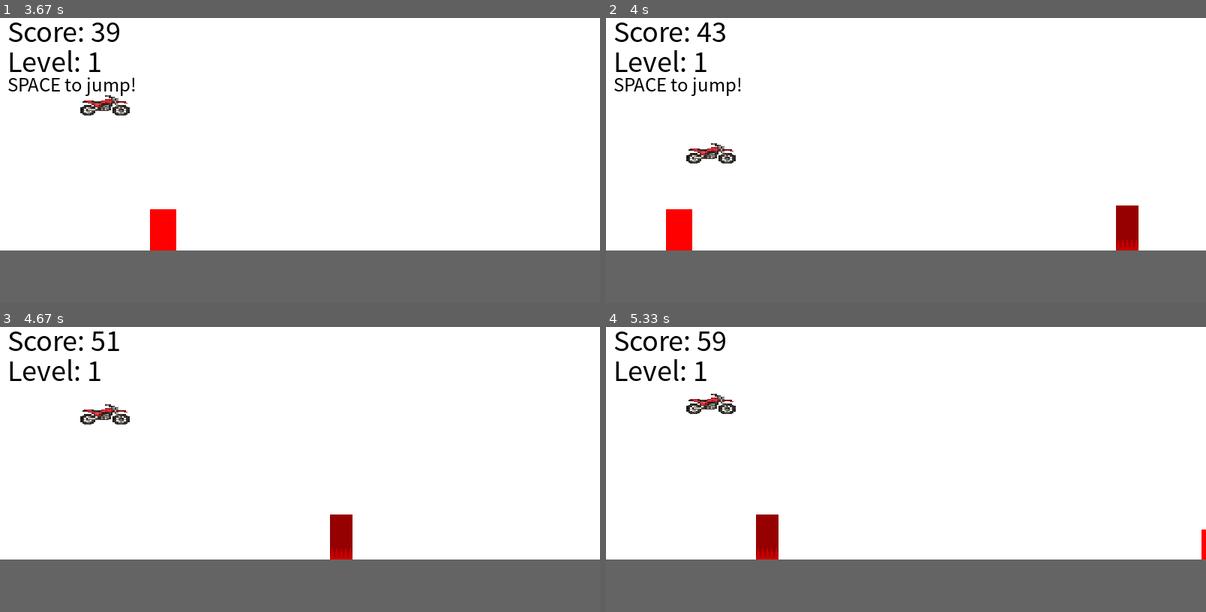
Above: before the commit, frames 1-4 (two rows, left to right).
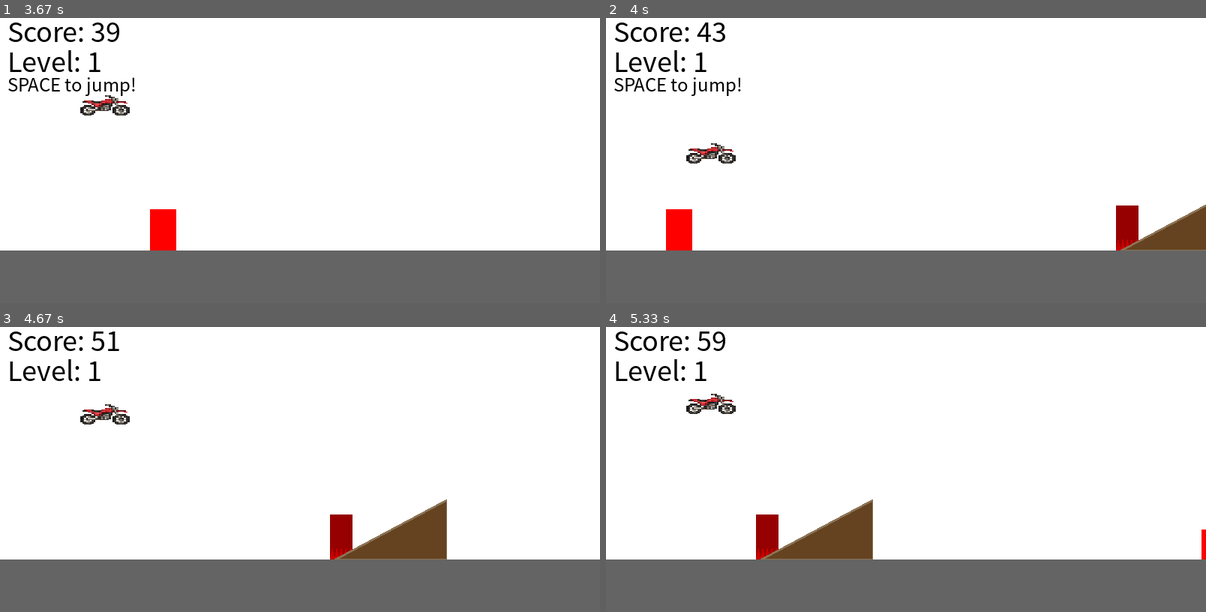
Above: after the commit, the same moments.

Repository: mori-ri/pygame-bike
Game: pygame game, started from bike_game.py
Same seed, same stepped clock (60 frames per second), same inputs: the game is played once before the commit and once after it.
Inputs:
- Up to frame 1 (3.67 s): tap Enter at 0.33 s; tap Space at 0.67, 2.5, 3.4 s
- Up to frame 2 (4 s): tap Space at 3.7, 3.9 s
- Up to frame 3 (4.67 s): tap Space at 4.2 s
- Up to frame 4 (5.33 s): tap Space at 4.97, 5.3 s

Frame 1 is identical in both runs. In frame 2, 1.2% of the frame differs, in the area x 85-100%, y 65-82%; in frame 3, 2.0%, in the area x 55-75%, y 60-82%; in frame 4, 2.0%.

Commit message:
坂のクラスを追加し、バイクの更新メソッドに坂の情報を考慮する機能を実装。坂の生成頻度を設定し、ゲーム内での坂の動作を管理。

Diff:
--- a/bike_game.py
+++ b/bike_game.py
@@ -38,7 +38,6 @@
                 # 日本語テスト
                 test_surface = font.render("バイクゲーム", True, (0, 0, 0))
                 if test_surface.get_width() > 0:
-                    print(f"Using font file: {font_path}")
                     return font
         except Exception as e:
             print(f"Font file {font_path} failed: {e}")
@@ -118,14 +117,23 @@
         self.gravity = 0.8
         self.ground_y = HEIGHT - 70 - 40  # 地面位置に合わせて調整
 
-    def update(self):
+    def update(self, slopes=None):
         # 重力の適用
         self.velocity_y += self.gravity
         self.rect.y += self.velocity_y
 
+        # 坂を考慮した地面の高さを計算
+        current_ground_y = self.ground_y
+        if slopes:
+            for slope in slopes:
+                # バイクが坂の範囲内にいるかチェック
+                if (slope.rect.x <= self.rect.centerx <= slope.rect.right):
+                    current_ground_y = slope.get_ground_height_at_x(self.rect.centerx) - self.rect.height
+                    break
+
         # 地面との衝突判定
-        if self.rect.y >= self.ground_y:
-            self.rect.y = self.ground_y
+        if self.rect.y >= current_ground_y:
+            self.rect.y = current_ground_y
             self.velocity_y = 0
             self.jumping = False
 
@@ -133,6 +141,53 @@
         if not self.jumping:
             self.velocity_y = -18
             self.jumping = True
+
+# 坂のクラス
+class Slope(pygame.sprite.Sprite):
+    def __init__(self, slope_type="up"):
+        super().__init__()
+        self.slope_type = slope_type
+        self.speed = 6
+        self.width = 150
+        self.height = 80
+
+        # 坂のサーフェースを作成
+        self.image = pygame.Surface((self.width, self.height), pygame.SRCALPHA)
+
+        if slope_type == "up":
+            # 上り坂（左が低く、右が高い）
+            points = [(0, self.height), (self.width, 0), (self.width, self.height)]
+            pygame.draw.polygon(self.image, (101, 67, 33), points)  # 茶色
+            pygame.draw.polygon(self.image, (139, 115, 85), points, 3)  # 境界線
+        elif slope_type == "down":
+            # 下り坂（左が高く、右が低い）
+            points = [(0, 0), (self.width, self.height), (0, self.height)]
+            pygame.draw.polygon(self.image, (101, 67, 33), points)  # 茶色
+            pygame.draw.polygon(self.image, (139, 115, 85), points, 3)  # 境界線
+
+        self.rect = self.image.get_rect()
+        self.rect.x = WIDTH
+        self.rect.y = HEIGHT - 70 - self.height
+
+    def update(self):
+        self.rect.x -= self.speed
+        if self.rect.right < 0:
+            self.kill()
+
+    def get_ground_height_at_x(self, x):
+        """指定されたx座標での坂の地面の高さを取得"""
+        relative_x = x - self.rect.x
+        if relative_x < 0 or relative_x > self.width:
+            return HEIGHT - 70  # 坂の範囲外は通常の地面の高さ
+
+        if self.slope_type == "up":
+            # 上り坂：x座標が増えるほど高くなる
+            slope_height = (relative_x / self.width) * self.height
+            return self.rect.y + self.height - slope_height
+        elif self.slope_type == "down":
+            # 下り坂：x座標が増えるほど低くなる
+            slope_height = (relative_x / self.width) * self.height
+            return self.rect.y + slope_height
 
 # 障害物の基本クラス
 class Obstacle(pygame.sprite.Sprite):
@@ -275,10 +330,12 @@
         self.bike = Bike(bike_type)
         self.all_sprites = pygame.sprite.Group()
         self.obstacles = pygame.sprite.Group()
+        self.slopes = pygame.sprite.Group()
         self.all_sprites.add(self.bike)
         self.score = 0
         self.font = get_japanese_font(36)
         self.obstacle_timer = 0
+        self.slope_timer = 0
         self.game_over = False
         self.ground_y = HEIGHT - 70
         self.difficulty = 1
@@ -321,8 +378,21 @@
                     self.all_sprites.add(obstacle)
                     self.obstacle_timer = 0
 
-                # スプライトの更新
-                self.all_sprites.update()
+                # 坂の生成
+                self.slope_timer += 1
+                slope_spawn_rate = 200  # 坂の生成頻度（フレーム数）
+
+                if self.slope_timer >= slope_spawn_rate and random.random() < 0.7:  # 70%の確率で坂を生成
+                    slope_type = random.choice(["up", "down"])
+                    slope = Slope(slope_type)
+                    self.slopes.add(slope)
+                    self.all_sprites.add(slope)
+                    self.slope_timer = 0
+
+                # スプライトの更新（バイクに坂の情報を渡す）
+                self.bike.update(self.slopes)
+                self.obstacles.update()
+                self.slopes.update()
 
                 # 衝突判定
                 if pygame.sprite.spritecollide(self.bike, self.obstacles, False):
